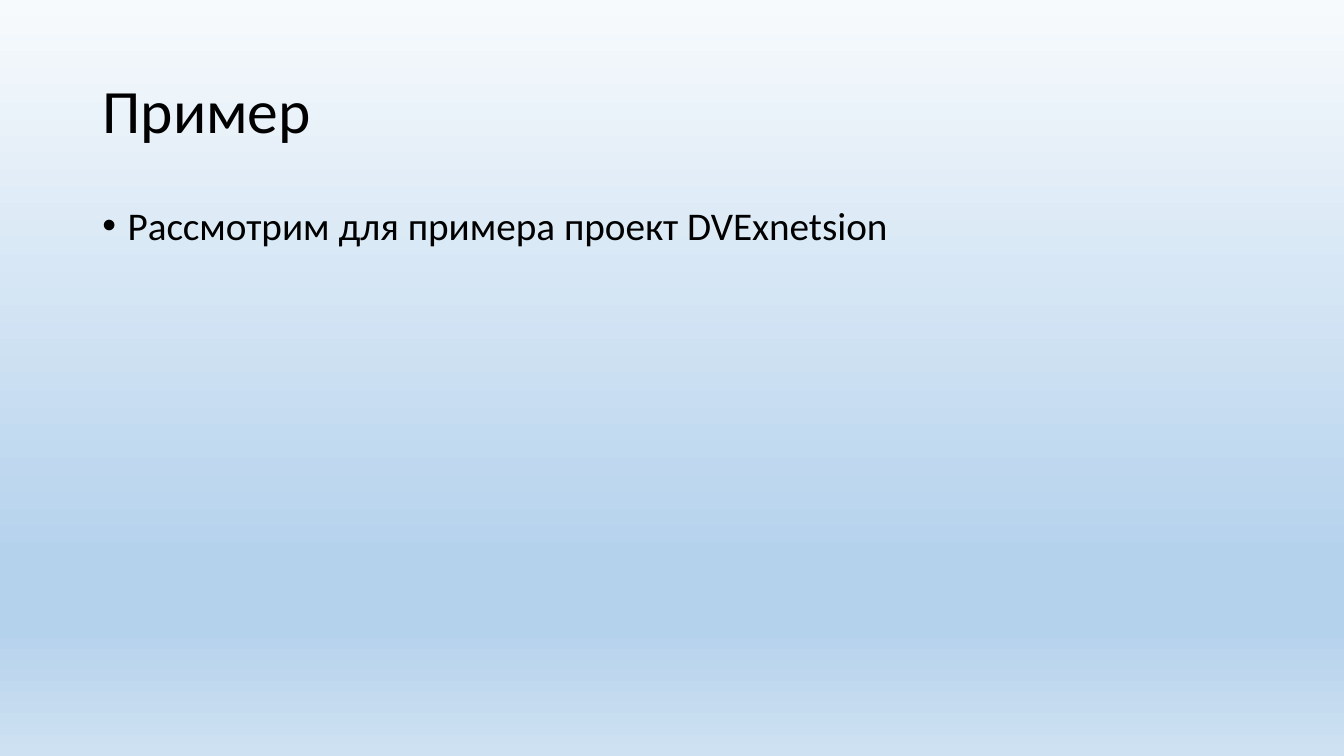
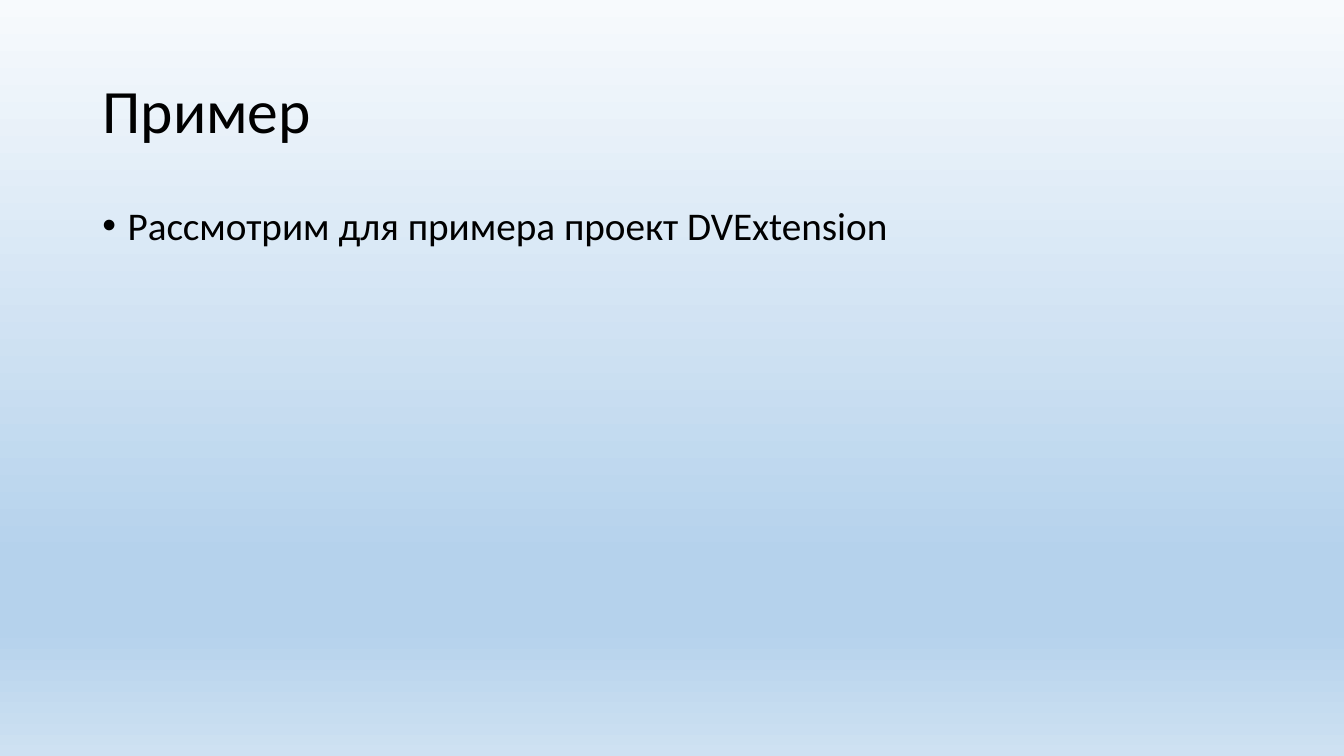
Before and after one commit to sergeyryskulov/Presentations, a slide deck: slide 9 of 10. Стандарты группы DocsVision/Стандарты на архитектуру кода группы DocsVision.pptx (slide 10 before the commit). Drawn at 1344x756 pixels with LibreOffice and Linux fonts; fonts in the diff are those of the drawing. Boxes give left, top, right and bottom in pixels: in the first picture for what was removed or moved away, otherwise in the second. Text is boxed around its words. In the diff, an @@ line names an element or a change of style, - is before the commit and + after.

```diff
--- a/10. Стандарты группы DocsVision/Стандарты на архитектуру кода группы DocsVision.pptx
+++ b/10. Стандарты группы DocsVision/Стандарты на архитектуру кода группы DocsVision.pptx
@@ text at bbox=[128, 213, 887, 247]: text changed @@
-• Рассмотрим для примера проект DVExnetsion
+• Рассмотрим для примера проект DVExtension
```
Also in this commit, not shown: 4 other slides changed, 1 slide removed.
